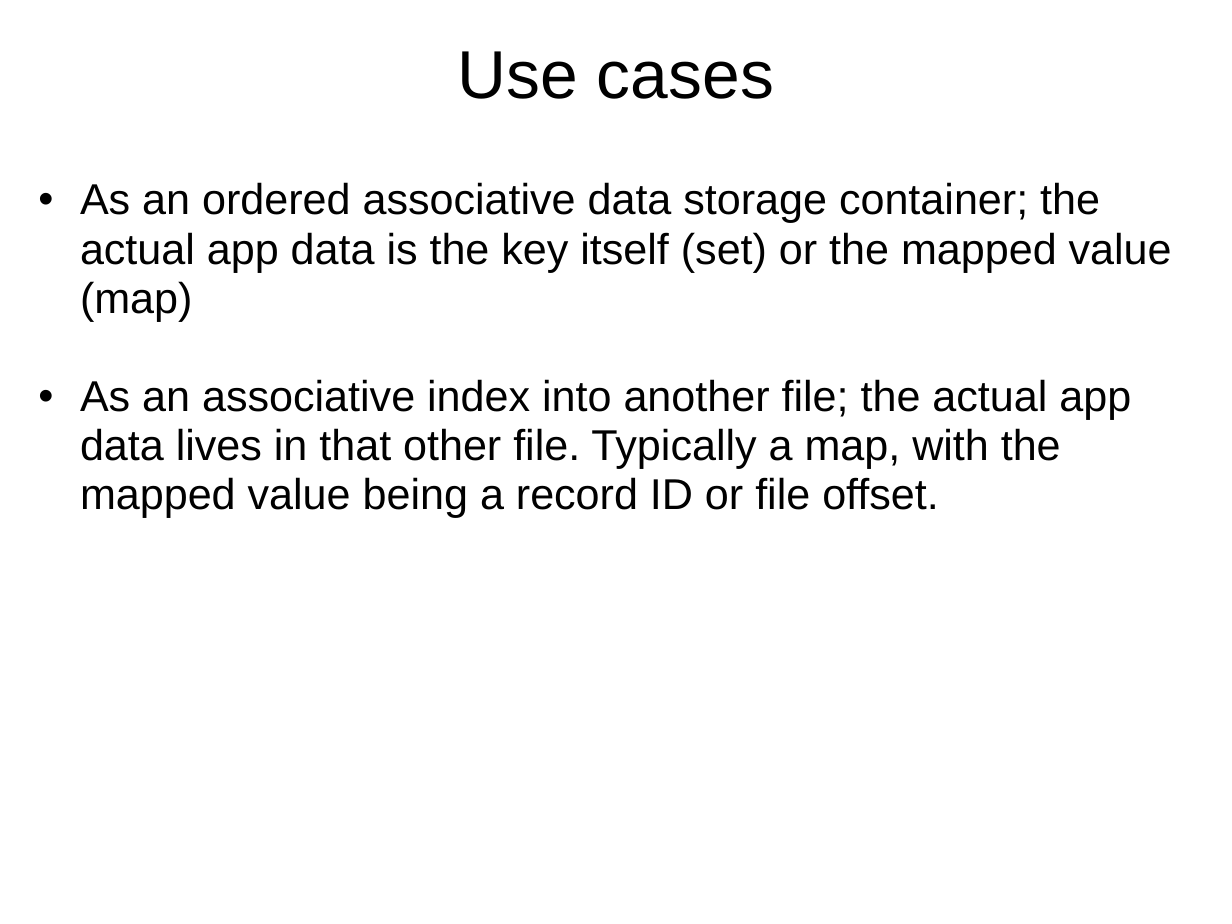
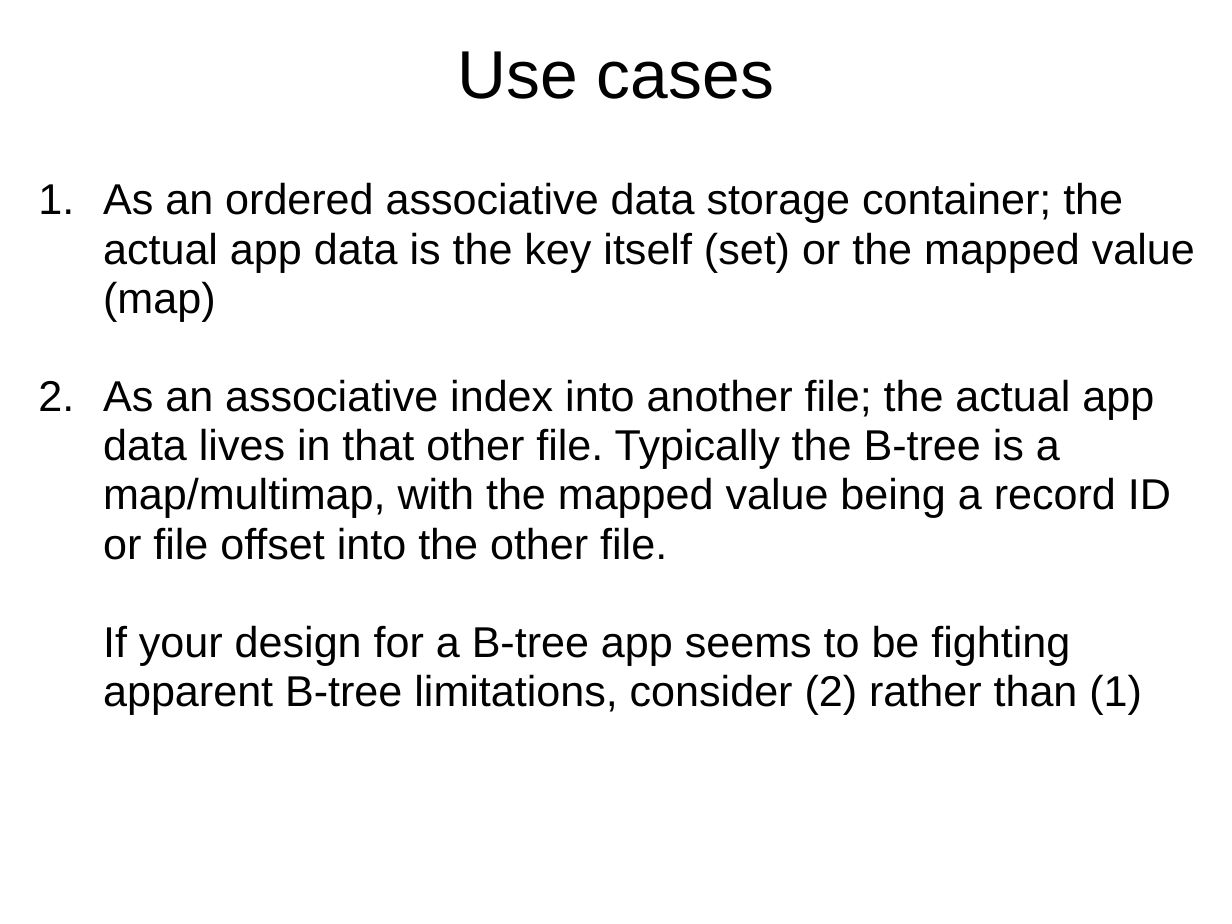
Before and after one commit to Beman/btree, a slide deck: slide 23 of libs/btree/doc/Proposed-B-tree-library.ppt (slide 22 before the commit). Drawn at 1232x924 pixels with LibreOffice and Linux fonts; fonts in the diff are those of the drawing; background and template pictures are left out. Boxes give left, top, right and bottom in pixels: in the first picture for what was removed or moved away, otherwise in the second. Text is boxed around its words. In the diff, an @@ line names an element or a change of style, - is before the commit and + after.

```diff
--- a/libs/btree/doc/Proposed-B-tree-library.ppt
+++ b/libs/btree/doc/Proposed-B-tree-library.ppt
@@ text at (103, 182, 1195, 321): bullet • to 1. @@
@@ text at (103, 379, 1171, 715): text changed @@
-  • As an associative index into another file; the actual app data lives in that other file. Typically a map, with the mapped value being a record ID or file offset.
+  2. As an associative index into another file; the actual app data lives in that other file. Typically the B-tree is a map/multimap, with the mapped value being a record ID or file offset into the other file.
+     If your design for a B-tree app seems to be fighting apparent B-tree limitations, consider (2) rather than (1)
```
Also in this commit, not shown: 3 other slides changed, 2 slides added.
